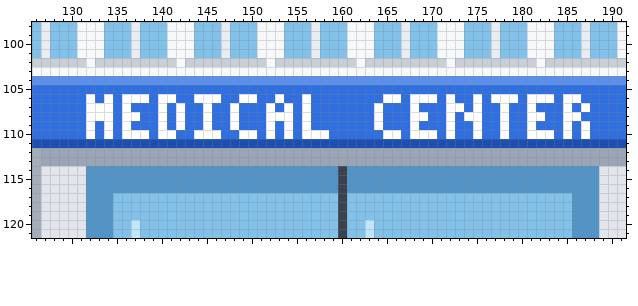
Pixel-art file -- src/media/photos/sprites/scenes/hospital_8.aseprite. The first picture shows the starting point.
320x180 pixels, 1 frame. Colours within 5 levels of each other are drawn and written as one. Shown: x 126..191, y 98..121.
New version:
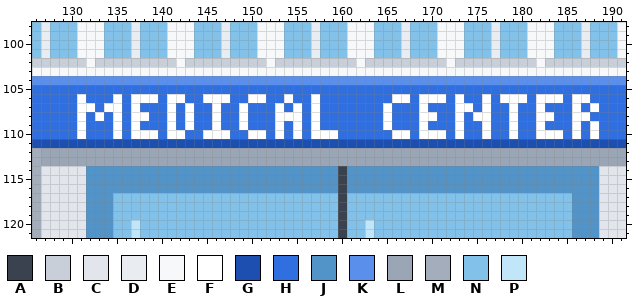
Palette (. is transparent): A #3a4250  B #c9cfd8  C #e2e6ec  D #e9edf2  E #f7f8fa  F #ffffff  G #1d4fb0  H #2f6fe0  J #5293c8  K #5a90ec  L #9aa6b6  M #a3adbb  N #82c2ea  P #c2e6f9
From old to new:
Changed rows in their new state; - is an unchanged pixel.
first column x 131:
106 FH-HFH--FH-F-H--F-H-F-HF-HF-------H-FH--FHF-HFH--FH--FH-F-
107 F-H-FHF--HFHF-HF-HF--HFHFHF------HF--HF--H-FHF-HF-HF--HFHF
108 FH-HFH-F-HFHF-HF-HF--H--FHF------HF--H-F-HFH-F-HF-H-F-H-F-
109 FH-HFHF--HFHF-HF-HF--HFHFHF------HF--HF--HF-HF-HF-HF--HFHF
110 FH-HFH--FH-F-H--F-H-FHFHFH--F-----H-FH--FHF-HF-HF-H--FHFHF
Pixel boxes of the changes (left, top, right, bottom) in both pictures:
changed: (77, 94, 599, 139)
